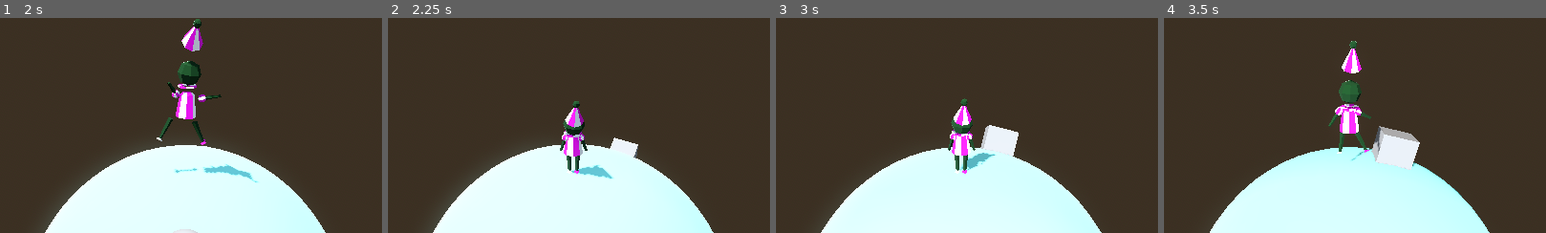
Above: before the commit, frames 1-4 (left to right).
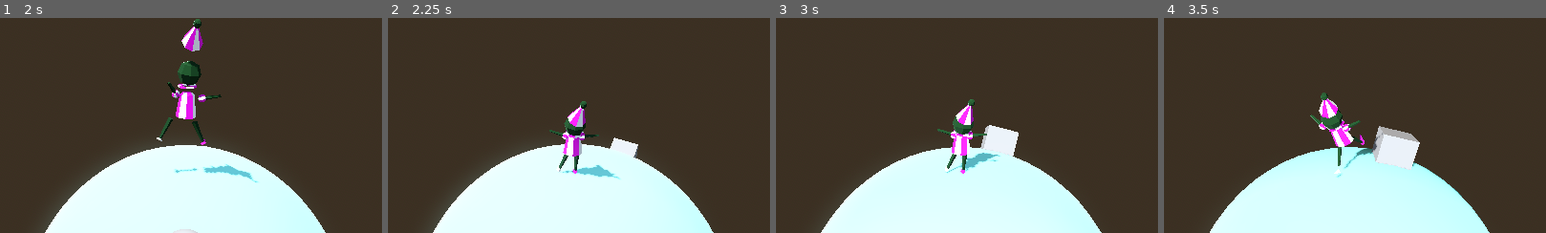
Above: after the commit, the same moments.

Repository: boner-cmd/effective-octo-pancake
Game: Godot game, scene res://Scenes/TitleScreen.tscn
The game is run twice, just before and just after one commit, with the same random seed, the same clock (stepped at 60 frames per second) and the same inputs. The engine's default icon, where the game draws it, is replaced by a stand-in: a white triangle on a blue panel in a dark square.
Inputs (mouse positions are % of the whole screen's width and height, from its top left):
- Up to frame 1 (2 s): click (11, 42) at 0.5 s; tap F (advance_dialogue) at 1.25 s; move the mouse to (55, 50) at 1.27 s; hold W (up) from 1.28 s (still down); hold F (advance_dialogue) from 1.28 s (still down); tap Space (jump) at 1.52 s
- Up to frame 2 (2.25 s): keep holding W (up); move the mouse to (45, 50) at 2.02 s; release F (advance_dialogue) at 2.03 s; click (45, 50) at 2.1 s
- Up to frame 3 (3 s): keep holding W (up); tap Space (jump) at 2.27 s; move the mouse to (52, 48) at 2.77 s; hold F (advance_dialogue) from 2.78 s (still down)
- Up to frame 4 (3.5 s): keep holding W (up); keep holding F (advance_dialogue)
The pictures show only the part of the screen within x 26-76%, y 17-67%; the shares and areas given below are measured in that part.

Frame 1 is identical in both runs. In frame 2, 1.1% of the frame differs, in the area x 42-61%, y 38-76%; in frame 3, 1.1%; in frame 4, 3.1%, in the area x 38-58%, y 10-75%.

Commit message:
fixin some debuggers

Diff:
--- a/Character Scenes/PlayerController.gd
+++ b/Character Scenes/PlayerController.gd
@@ -17,11 +17,12 @@
 @onready var clown: Node3D = $ClownRigFBX
 
 #anim handling
+
 var anim_tree : AnimationTree
 var blend_speed := 50.0
 
 enum {IDLE, WALK, JUMP, GET, GIVE, TALK, VICTORY}
-var current_anim = IDLE
+@export var current_anim = IDLE
 
 var walk_val : float = 0.0
 var talk_val : float = 0.0
@@ -36,6 +37,7 @@
 func handle_animations(delta):
 	match current_anim:
 		IDLE:
+			movement_frozen = false
 			walk_val = lerpf(walk_val, 0.0, blend_speed * delta)
 			talk_val = lerpf(talk_val, 0.0, blend_speed * delta)
 			get_val = lerpf(get_val, 0.0, blend_speed * delta)
@@ -43,6 +45,7 @@
 			vic_val = 0.0
 			Walk_Reset = true
 		WALK:
+			movement_frozen = false
 			if Walk_Reset:
 				anim_tree.set("parameters/Reset_Walk/seek_request", 0.0)
 				Walk_Reset = false
@@ -52,6 +55,7 @@
 			give_val = lerpf(give_val, 0.0, blend_speed * delta)
 			vic_val = 0.0
 		JUMP:
+			movement_frozen = false
 			walk_val = 0.0
 			talk_val = 0.0
 			get_val = 0.0
@@ -59,24 +63,28 @@
 			vic_val = 0.0
 			Walk_Reset = true
 		TALK:
+			movement_frozen = true
 			walk_val = lerpf(walk_val, 0.0, blend_speed * delta)
 			talk_val = 1.0
 			get_val = lerpf(get_val, 0.0, blend_speed * delta)
 			give_val = lerpf(give_val, 0.0, blend_speed * delta)
 			vic_val = 0.0
 		GET:
+			movement_frozen = true
 			walk_val = lerpf(walk_val, 0.0, blend_speed * delta)
 			talk_val = 1.0
 			get_val = lerpf(get_val, 1.0, blend_speed * delta)
 			give_val = lerpf(give_val, 0.0, blend_speed * delta)
 			vic_val = 0.0
 		GIVE:
+			movement_frozen = true
 			walk_val = lerpf(walk_val, 0.0, blend_speed * delta)
 			talk_val = 1.0
 			get_val = lerpf(get_val, 0.0, blend_speed * delta)
 			give_val = lerpf(give_val, 1.0, blend_speed * delta)
 			vic_val = 0.0
 		VICTORY:
+			movement_frozen = true
 			if Vic_Reset:
 				anim_tree.set("parameters/Reset_Victory/seek_request", 0.0)
 				Vic_Reset = false
--- a/Character Scenes/interaction_detector.gd
+++ b/Character Scenes/interaction_detector.gd
@@ -1,7 +1,7 @@
 extends Area3D
 
-@onready var CanvasLayer_in: CanvasLayer = %CanvasLayer
-@onready var interact_ui : MarginContainer = %interact
+var CanvasLayer_in: CanvasLayer
+var interact_ui : MarginContainer
 
 var talking : bool = false
 
--- a/Scenes/DialogueManager/DialogueManager.gd
+++ b/Scenes/DialogueManager/DialogueManager.gd
@@ -17,17 +17,16 @@
 		return
 	canvas_layer = CanvasLayer_in
 	dialogue_lines = lines
-	_show_text_box(canvas_layer)
+	_show_text_box(CanvasLayer_in)
 
 	is_dialogue_active = true
 
-func _show_text_box(canvas_layer):
+func _show_text_box(CanvasLayer_in):
 	text_box = text_box_scene.instantiate()
 	text_box.finished_displaying.connect(_on_text_box_finished_displaying)
-	canvas_layer.add_child(text_box)
+	CanvasLayer_in.add_child(text_box)
 	text_box.display_text(dialogue_lines[current_line_index])
 	can_advance_line = false
-
 
 func _on_text_box_finished_displaying():
 	can_advance_line = true
